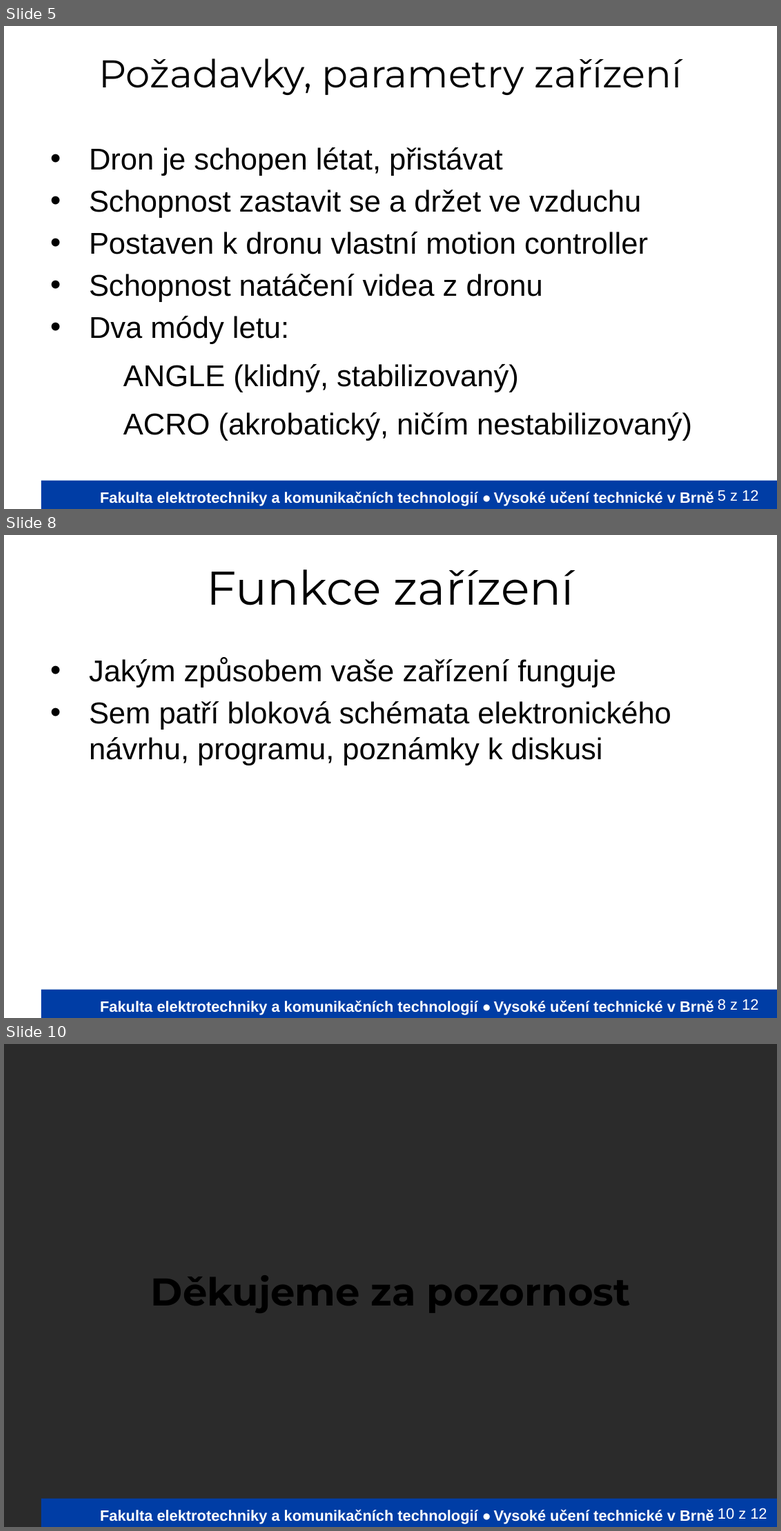
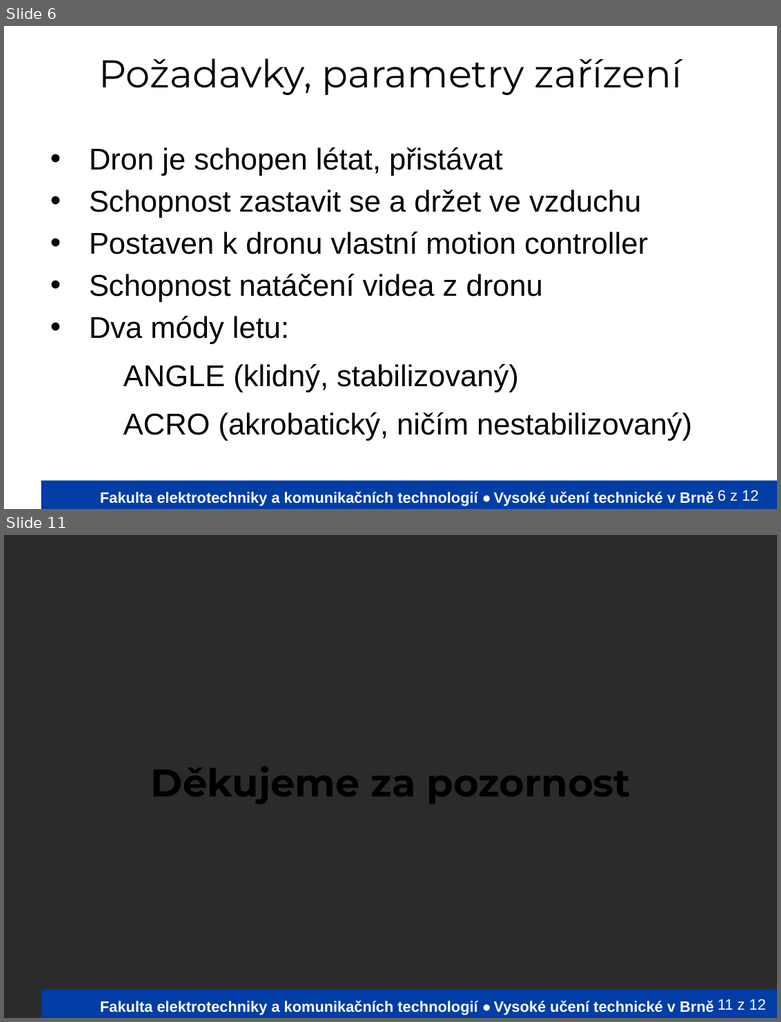
Before and after one commit to Mi-Tom/micro-controlers, a slide deck: PrezentaceVUT/VyvojovyDiagramVUT.odp. Shown one above the other, each under a label of ours: slides 5, 8 and 10 before the commit, slides 6 and 11 after it; the slides between them are not shown. The pictures are 781x1531 and 781x1022 pixels, drawn with LibreOffice and Linux fonts; fonts in the diff are those of the drawing; background and template pictures are left out; a plain dark background stands for a picture behind light text. Boxes give left, top, right and bottom in pixels: in the first picture for what was removed or moved away, otherwise in the second. Text is boxed around its words. In the diff, an @@ line names an element or a change of style, - is before the commit and + after.

```diff
--- a/PrezentaceVUT/VyvojovyDiagramVUT.odp
+++ b/PrezentaceVUT/VyvojovyDiagramVUT.odp
@@ slide 8 removed at (x1=4, y1=535, x2=777, y2=1018), background picture (left out); not listed: 3 template elements that a slide beside it also shows @@
@@ title removed at (x1=206, y1=569, x2=574, y2=605) @@
-Funkce zařízení
@@ text removed at (x1=89, y1=657, x2=671, y2=765) @@
-• Jakým způsobem vaše zařízení funguje
-• Sem patří bloková schémata elektronického návrhu, programu, poznámky k diskusi
@@ what was slide 5 is now slide 6 @@
@@ page number at (x1=717, y1=490, x2=758, y2=501): text changed @@
-5 z 12
+6 z 12
@@ what was slide 10 is now slide 11 @@
@@ page number at (x1=717, y1=999, x2=766, y2=1010): text changed @@
-10 z 12
+11 z 12
```
Also in this commit, not shown: 2 slides changed, 5 slides added, 3 other slides removed.
